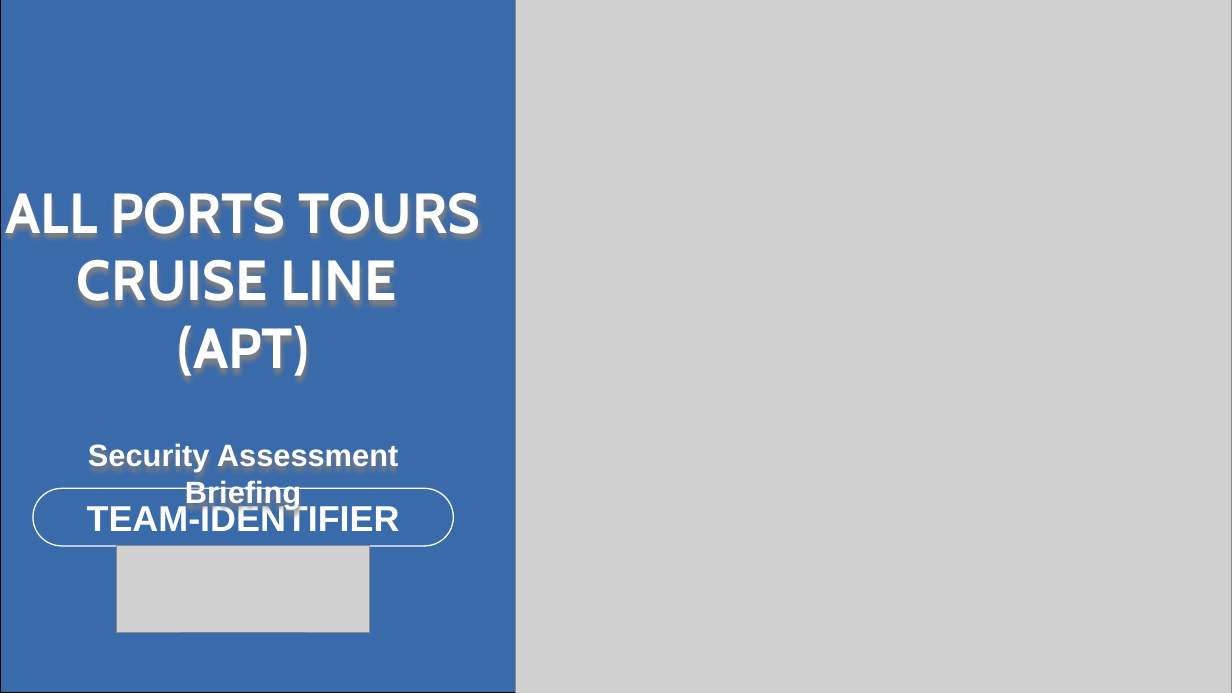
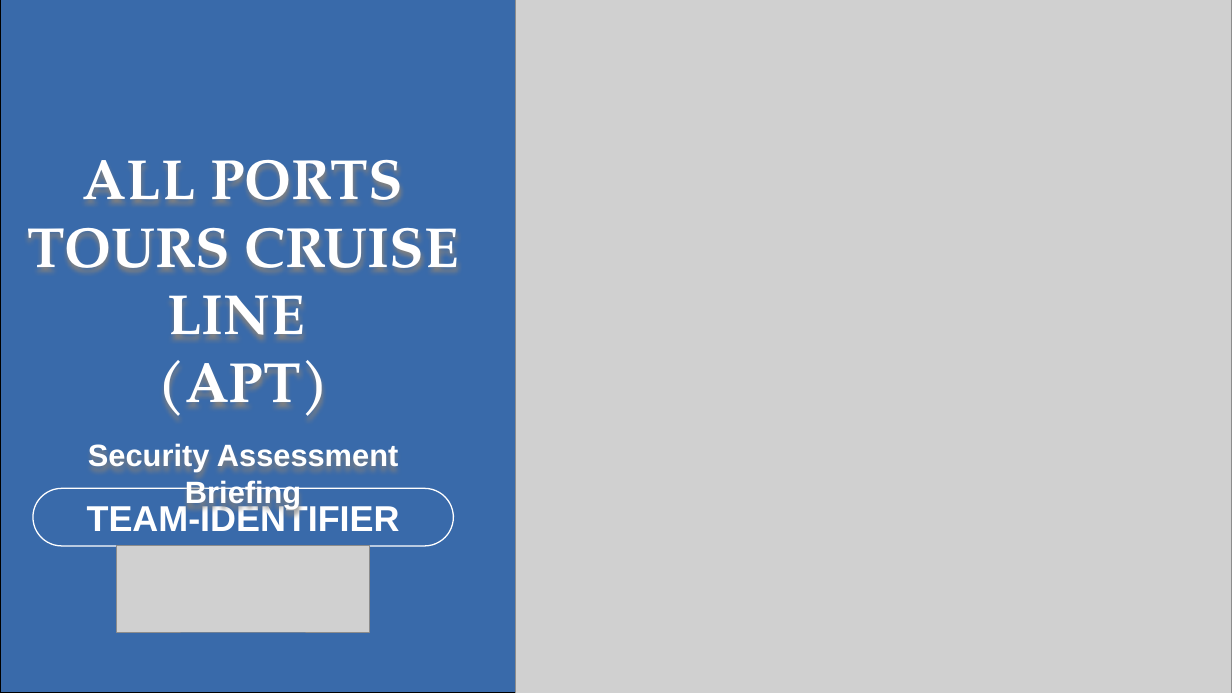
Before and after one commit to deryavuz1/UTSA_CPTC_Team, a slide deck: slide 1 of report/APT-UTSA-Presentation.pptx. Drawn at 1232x693 pixels with LibreOffice and Linux fonts; fonts in the diff are those of the drawing; grey boxes stand for pictures; background and template pictures are left out; a plain dark background stands for a picture behind light text. Boxes give left, top, right and bottom in pixels: in the first picture for what was removed or moved away, otherwise in the second. Text is boxed around its words. In the diff, an @@ line names an element or a change of style, - is before the commit and + after.

```diff
--- a/report/APT-UTSA-Presentation.pptx
+++ b/report/APT-UTSA-Presentation.pptx
@@ text "ALL PORTS TOURS CRUISE LINE" at (x1=27, y1=159, x2=459, y2=416): font Cabin to TeX Gyre Pagella @@
```
Also in this commit, not shown: 11 other slides changed, 3 slides added, 1 other file.
